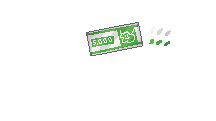
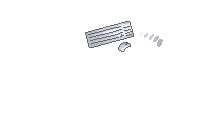
Layered file, before and after one edit (w=216, h=121). Changes by layer:
added layer "키보드마우스" in group "그룹 3" over <box>85,21,163,52</box>
hid "상품권" over <box>86,22,171,56</box>
